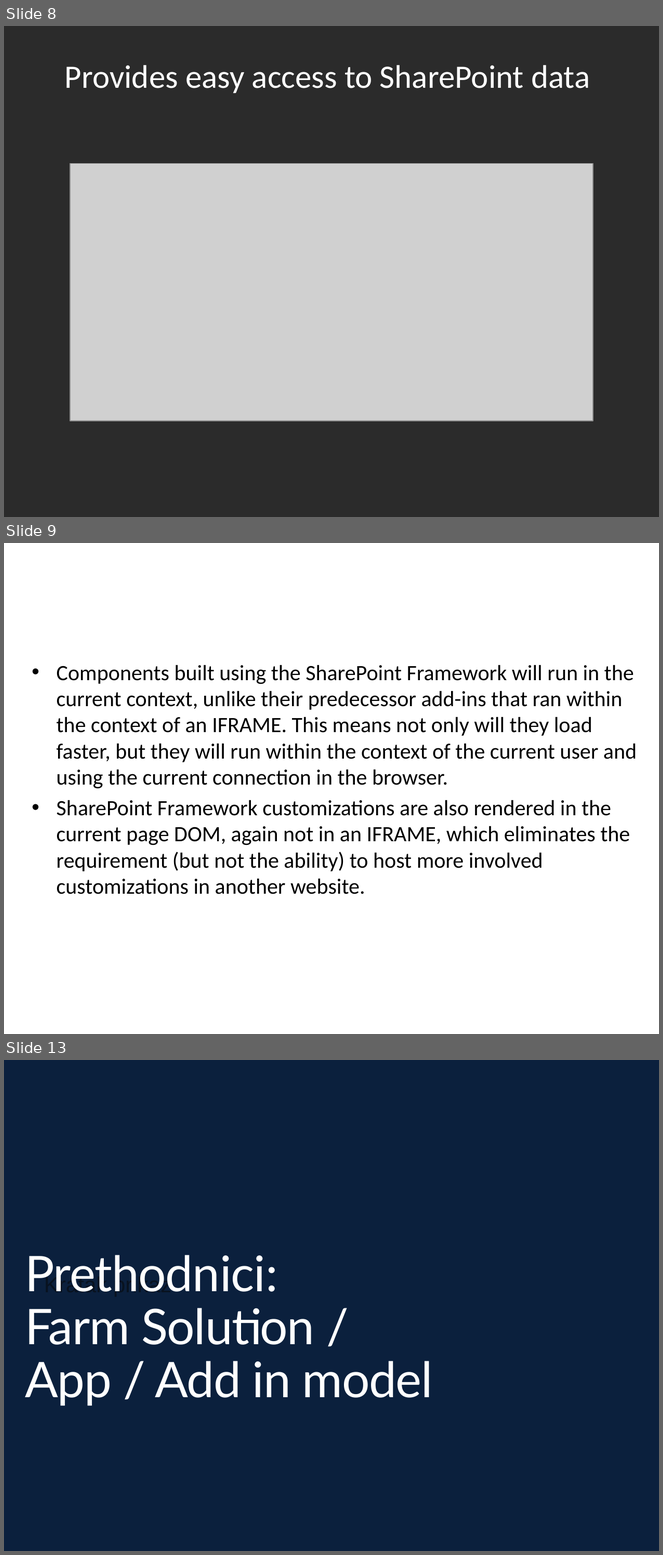
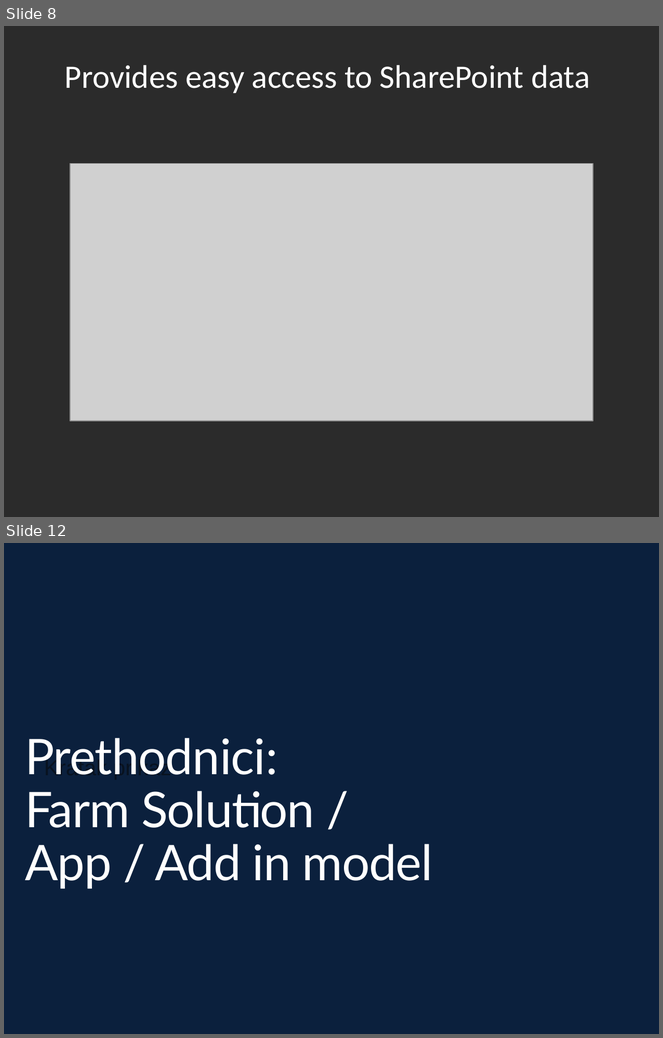
Before and after one commit to rostojic/MeetUp-Kg-Sept2017, a slide deck: CT-ShrePoint FrameWork - Tarabica 2017 - Main.pptx. Shown one above the other, each under a label of ours: slides 8, 9 and 13 before the commit, slides 8 and 12 after it; the slides between them are not shown. The pictures are 663x1555 and 663x1038 pixels, drawn with LibreOffice and Linux fonts; fonts in the diff are those of the drawing; grey boxes stand for pictures; background and template pictures are left out; a plain dark background stands for a picture behind light text. Boxes give left, top, right and bottom in pixels: in the first picture for what was removed or moved away, otherwise in the second. Text is boxed around its words. In the diff, an @@ line names an element or a change of style, - is before the commit and + after.

```diff
--- a/CT-ShrePoint FrameWork - Tarabica 2017 - Main.pptx
+++ b/CT-ShrePoint FrameWork - Tarabica 2017 - Main.pptx
@@ slide 9 removed at box(4, 543, 659, 1034), background picture (left out) @@
@@ title removed at box(59, 551, 626, 633) @@
-Customizations run in current context
@@ text removed at box(57, 665, 637, 895) @@
-• Components built using the SharePoint Framework will run in the current context, unlike their predecessor add-ins that ran within the context of an IFRAME. This means not only will they load faster, but they will run within the context of the current user and using the current connection in the browser.
-• SharePoint Framework customizations are also rendered in the current page DOM, again not in an IFRAME, which eliminates the requirement (but not the ability) to host more involved customizations in another website.
@@ what was slide 13 is now slide 12 @@
```
Also in this commit, not shown: 10 slides changed, 1 other slide removed, 23 other files.
